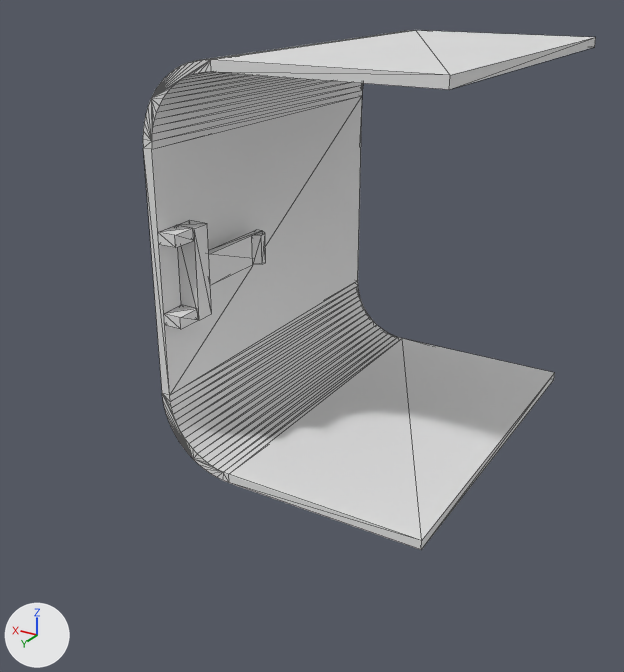
Renders of the OBJ model sim/model/meshes_kitoru_v20/vis_R_shank_c00adf0.obj from each side of a commit.
The view is the same before and after, from a 50 mm camera at (-56.3, 154.9, 41.2) aimed at (4.9, 52.8, -9.8). The lights are fixed; the arrows at lower left show +X, +Y and +Z. The older version comes first. Mesh edges are drawn as thin lines. Where no turn or scale is listed for an object, it has been applied to the vertices.

Objects in the first picture: 'vis_R_shank_c00adf0'.
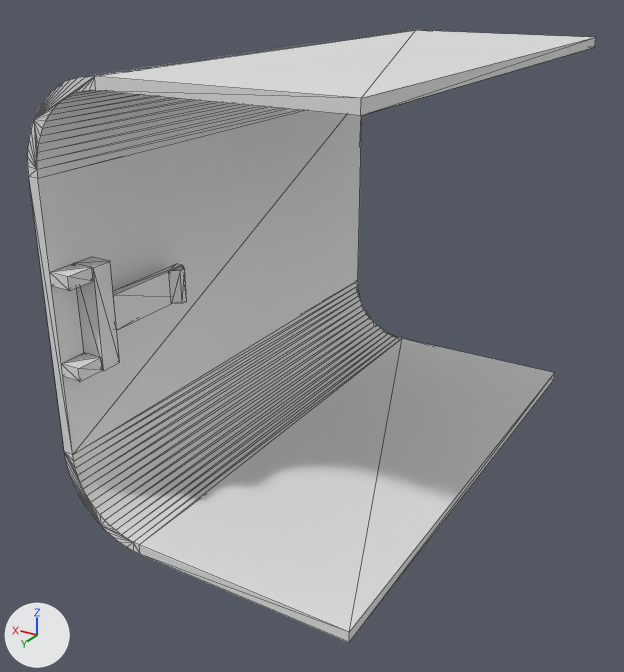
What the commit changed:
me_vis_r_shank_c00adf0 is used by ob_vis_r_shank_c00adf0; location (0.0, 0.0, 0.0).
me_vis_r_shank_c00adf0 had 180 vertices, 352 faces and spanned x -20.0..23.5, y 6.0..66.0, z -30.5..30.5.
me_vis_r_shank_c00adf0 now has 180 vertices, 352 faces and spans x -20.0..23.5, y 6.0..86.0, z -30.5..30.5.
me_vis_r_shank_c00adf0 part 1: the loose piece of 14 vertices spanning x 17.6..20.0, y 45.0..59.0, z -2.4..2.4 is moved by (0.0, 20.0, 0.0).
me_vis_r_shank_c00adf0 part 2: the loose piece of 22 vertices spanning x 18.8..22.0, y 59.0..66.0, z -7.0..7.0 is moved by (0.0, 20.0, 0.0).
me_vis_r_shank_c00adf0 part 3: all 34 vertices in x 11.5..23.5, y 66.0, z -30.5..-18.5 are moved by (0.0, 20.0, 0.0).
me_vis_r_shank_c00adf0 part 4: all 34 vertices in x 11.5..23.5, y 66.0, z 18.5..30.5 are moved by (0.0, 20.0, 0.0).
me_vis_r_shank_c00adf0 part 5: all 2 vertices in x -20.0, y 66.0, z -30.5..-29.0 are moved by (0.0, 20.0, 0.0).
me_vis_r_shank_c00adf0 part 6: all 2 vertices in x -20.0, y 66.0, z 29.0..30.5 are moved by (0.0, 20.0, 0.0).

What differs and where, as boxes (x1, y1, x2, y2) in the pictures (624 x 672 px; the box of a moved part takes in the faces that stretch with it):
'vis_R_shank_c00adf0', reshaped (26% wider, 18% taller): before (143, 30, 596, 550); after (27, 30, 596, 642)
part 1 of me_vis_r_shank_c00adf0, moved or reshaped: before (209, 230, 266, 285); after (113, 264, 187, 330)
part 2 of me_vis_r_shank_c00adf0, moved or reshaped: before (158, 220, 212, 329); after (50, 257, 120, 382)
part 3 of me_vis_r_shank_c00adf0, moved or reshaped: before (162, 96, 402, 483); after (65, 114, 402, 554)
part 4 of me_vis_r_shank_c00adf0, moved or reshaped: before (143, 30, 414, 395); after (27, 30, 414, 455)
part 5 of me_vis_r_shank_c00adf0, moved or reshaped: before (229, 338, 555, 550); after (139, 338, 555, 642)
part 6 of me_vis_r_shank_c00adf0, moved or reshaped: before (211, 30, 596, 90); after (95, 30, 596, 115)
